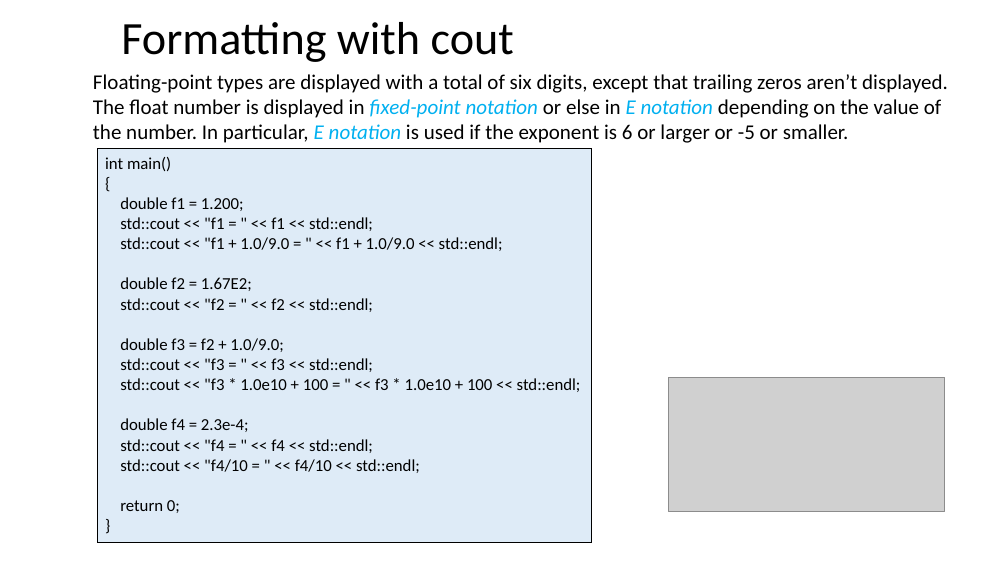
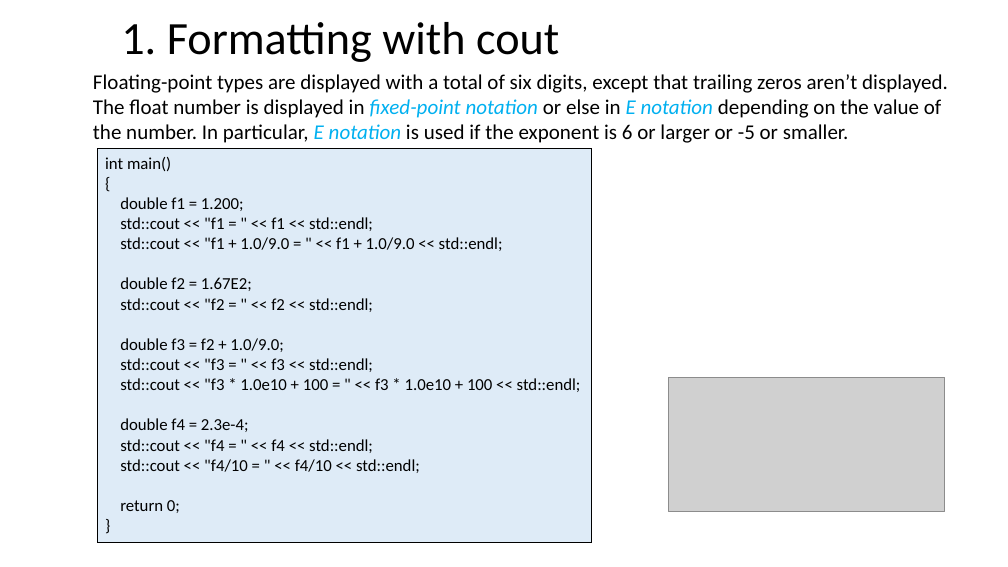
Before and after one commit to ShiqiYu/CPP, a slide deck: slide 3 of week02/Lab02.pptx (slide 2 before the commit). Drawn at 1008x567 pixels with LibreOffice and Linux fonts; fonts in the diff are those of the drawing; grey boxes stand for pictures; background and template pictures are left out. Boxes give left, top, right and bottom in pixels: in the first picture for what was removed or moved away, otherwise in the second. Text is boxed around its words. In the diff, an @@ line names an element or a change of style, - is before the commit and + after.

```diff
--- a/week02/Lab02.pptx
+++ b/week02/Lab02.pptx
@@ title at (121, 22, 559, 62): text changed @@
-Formatting with cout
+1. Formatting with cout
```
Also in this commit, not shown: 11 other slides changed, 11 slides added, 3 other files.
